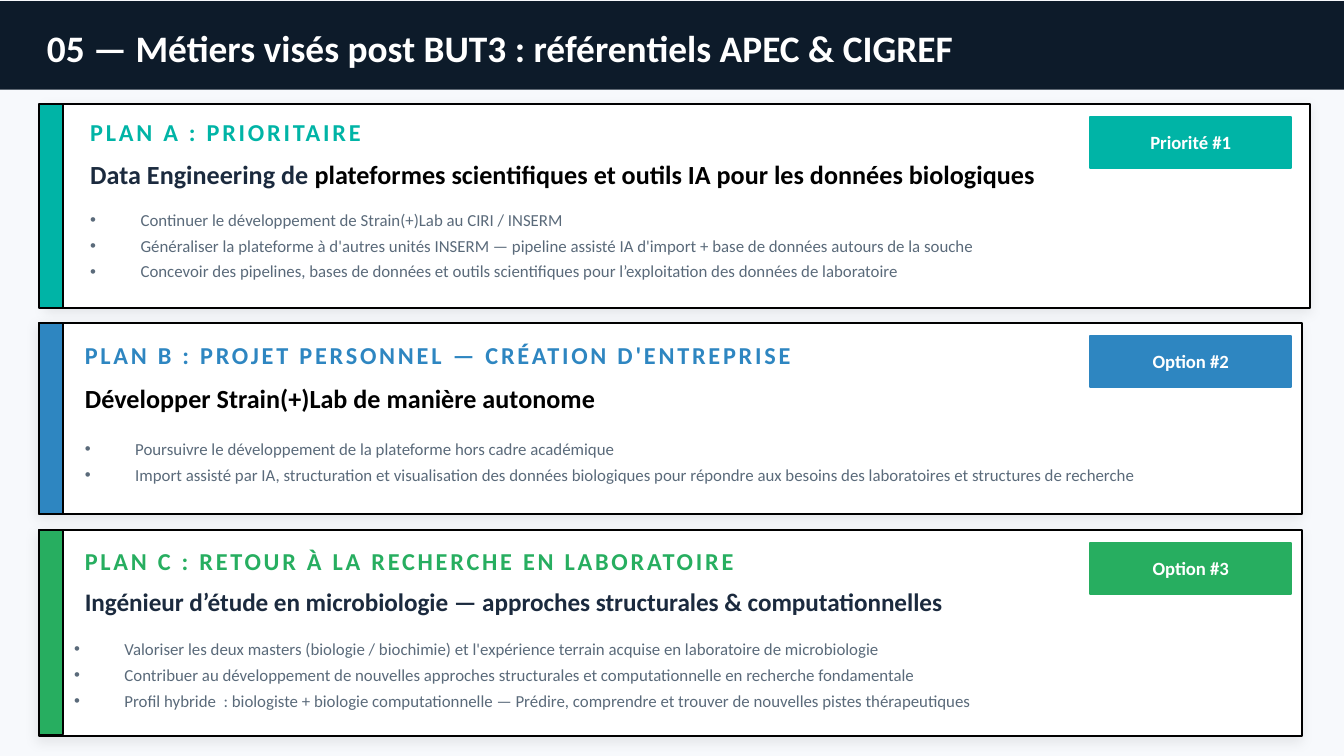
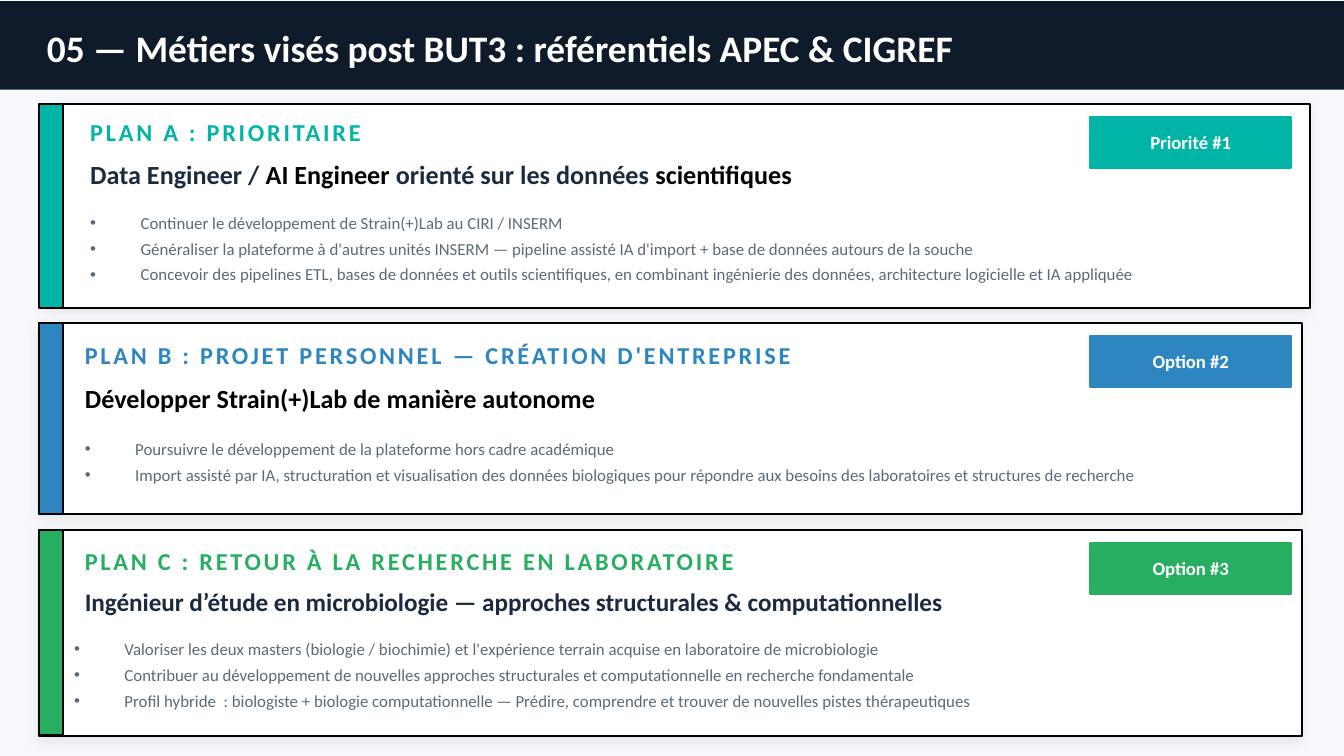
Before and after one commit to NGaudin13/professional-profile, a slide deck: slide 7 of professional_background_nicolas_gaudin.pdf.pptx. Drawn at 1344x756 pixels with LibreOffice and Linux fonts; fonts in the diff are those of the drawing. Boxes give left, top, right and bottom in pixels: in the first picture for what was removed or moved away, otherwise in the second. Text is boxed around its words. In the diff, an @@ line names an element or a change of style, - is before the commit and + after.

```diff
--- a/professional_background_nicolas_gaudin.pdf.pptx
+++ b/professional_background_nicolas_gaudin.pdf.pptx
@@ text at [90,165,791,189]: text changed; text colour #000000 to #1B2A3E @@
-Data Engineering de plateformes scientifiques et outils IA pour les données biologiques
+Data Engineer / AI Engineer orienté sur les données scientifiques
@@ text at [141,268,1132,283]: text changed @@
-• Concevoir des pipelines, bases de données et outils scientifiques pour l’exploitation des données de laboratoire
+• Concevoir des pipelines ETL, bases de données et outils scientifiques, en combinant ingénierie des données, architecture logicielle et IA appliquée
```
Also in this commit, not shown: 4 other slides changed, 2 slides added, 1 slide removed.
